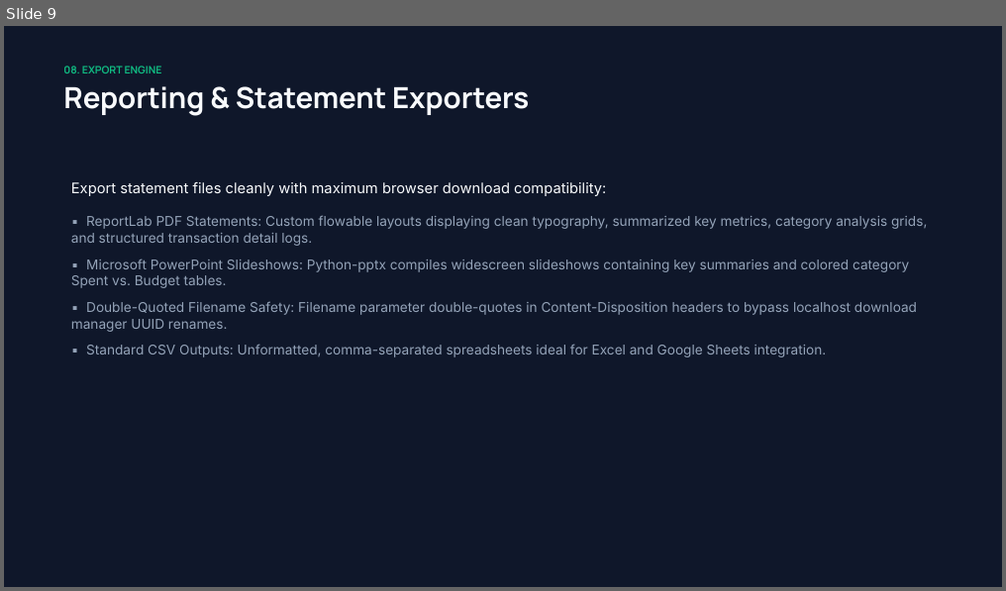
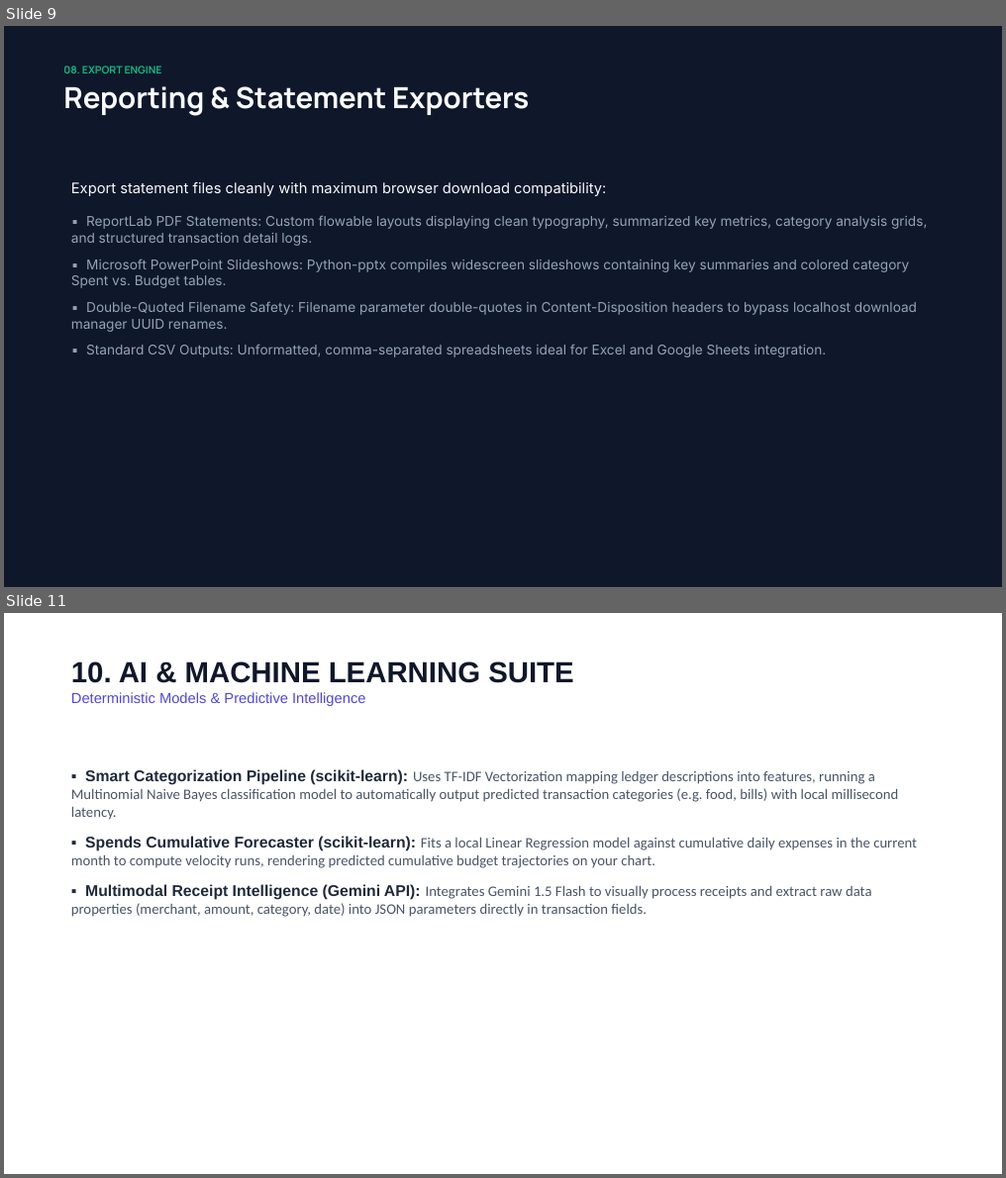
Before and after one commit to shreya-code-hub/expense-tracker, a slide deck: presentation/ExpenseTracker_Product_Presentation.pptx. Shown one above the other, each under a label of ours: slide 9 before the commit, slides 9 and 11 after it; the slides between them are not shown. The pictures are 1006x591 and 1006x1178 pixels, drawn with LibreOffice and Linux fonts; fonts in the diff are those of the drawing. Boxes give left, top, right and bottom in pixels: in the first picture for what was removed or moved away, otherwise in the second. Text is boxed around its words. In the diff, an @@ line names an element or a change of style, - is before the commit and + after.

Commit message:
Update product presentation slides deck with the new AI & Machine Learning features details

```diff
--- a/presentation/ExpenseTracker_Product_Presentation.pptx
+++ b/presentation/ExpenseTracker_Product_Presentation.pptx
@@ slide 11 added at [4, 613, 1002, 1174], background #FFFFFF @@
@@ text added at [71, 662, 573, 706], 14 pt, text #4F46E5 @@
+10. AI & MACHINE LEARNING SUITE
+Deterministic Models & Predictive Intelligence
@@ text added at [71, 769, 917, 917], 14 pt, text #475569 @@
+▪ Smart Categorization Pipeline (scikit-learn): Uses TF-IDF Vectorization mapping ledger descriptions into features, running a Multinomial Naive Bayes classification model to automatically output predicted transaction categories (e.g. food, bills) with local millisecond latency.
+▪ Spends Cumulative Forecaster (scikit-learn): Fits a local Linear Regression model against cumulative daily expenses in the current month to compute velocity runs, rendering predicted cumulative budget trajectories on your chart.
+▪ Multimodal Receipt Intelligence (Gemini API): Integrates Gemini 1.5 Flash to visually process receipts and extract raw data properties (merchant, amount, category, date) into JSON parameters directly in transaction fields.
```
Also in this commit, not shown: 1 slide changed, 1 other slide added.
